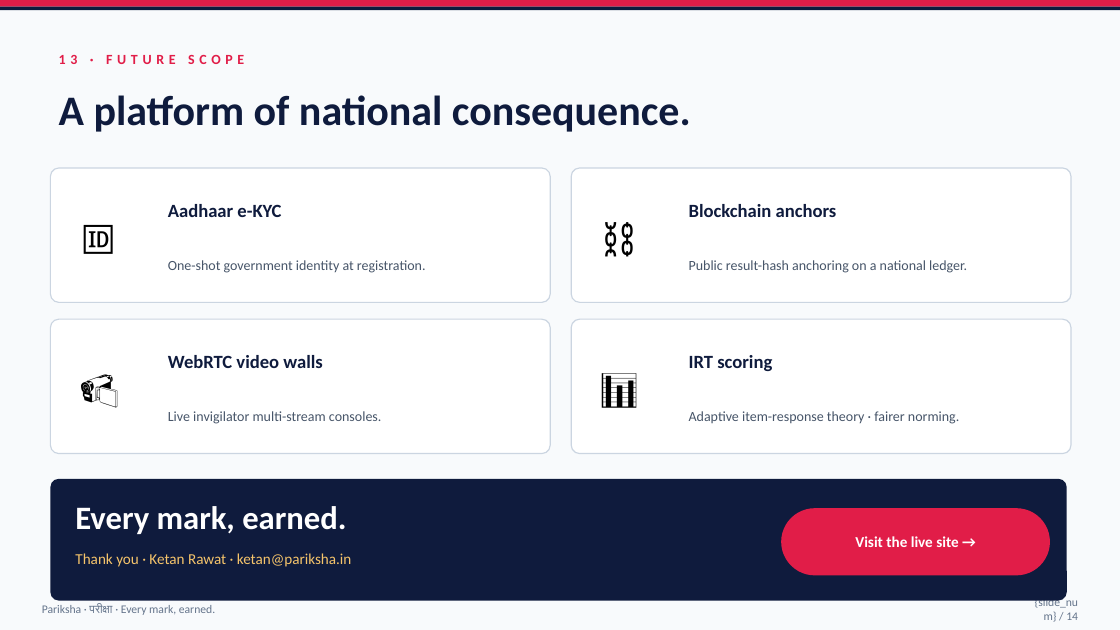
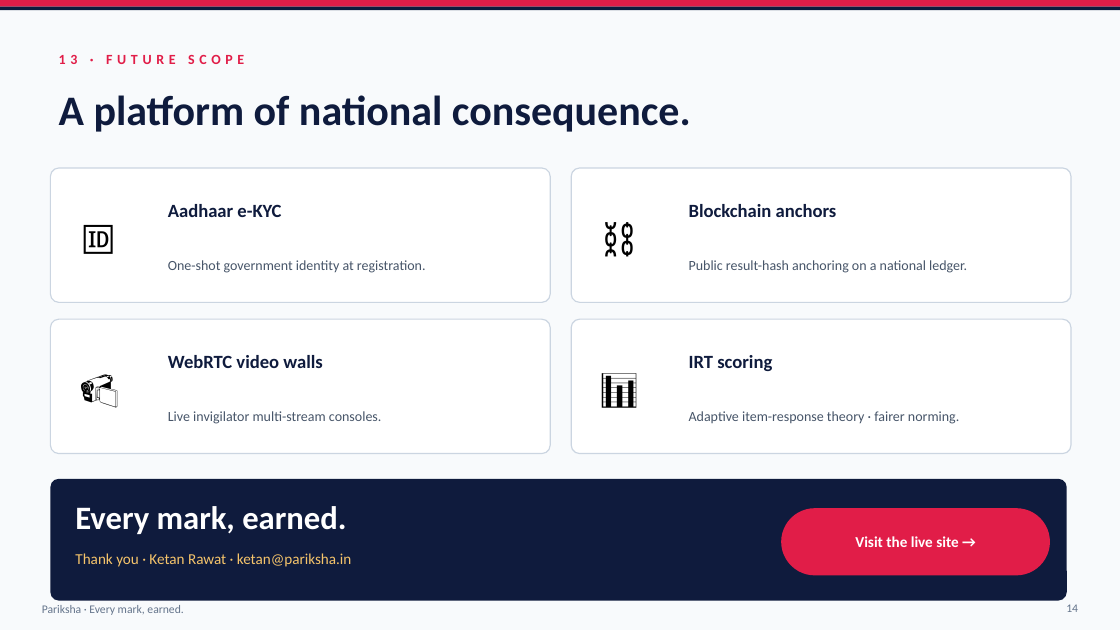
Before and after one commit to Ketanrawat2004/pariksha-platform, a slide deck: slide 14 of public/pariksha-far-away-hackathon.pptx. Drawn at 1120x630 pixels with LibreOffice and Linux fonts; fonts in the diff are those of the drawing. Boxes give left, top, right and bottom in pixels: in the first picture for what was removed or moved away, otherwise in the second. Text is boxed around its words. In the diff, an @@ line names an element or a change of style, - is before the commit and + after.

```diff
--- a/public/pariksha-far-away-hackathon.pptx
+++ b/public/pariksha-far-away-hackathon.pptx
@@ text removed at [1035, 597, 1078, 620] @@
-{slide_num} / 14
@@ text at [42, 605, 183, 615]: text changed @@
-Pariksha · परीक्षा · Every mark, earned.
+Pariksha · Every mark, earned.
@@ page number added at [1066, 604, 1078, 612], 10 pt, text #64748B @@
+14
```
Also in this commit, not shown: 13 other slides changed.
